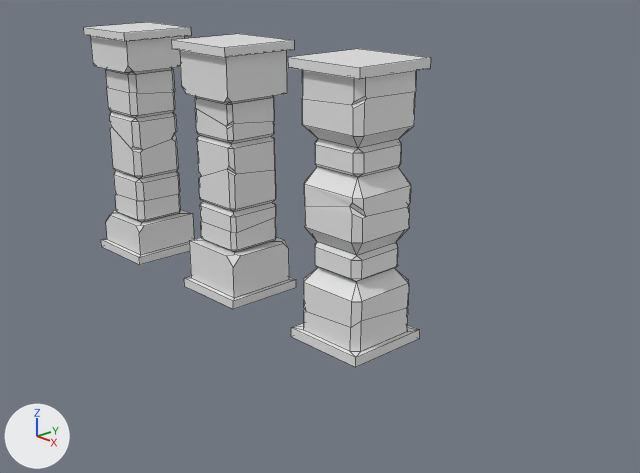
Before and after pictures for a commit that changed the Blender file modular-dungeon.blend.
One viewpoint serves both versions: a 50 mm camera at (8.13, -6.27, 4.15) aimed at (0.85, 0.56, 0.74). Every picture has the same lights, and +X, +Y and +Z are marked at lower left. Mesh edges are drawn as thin lines.

Before the edit, the objects in view are built like this:
```python
me_cube_001 = bpy.data.meshes.new('Cube.001')
me_cube_001.from_pydata(...)  # 387 vertices, 344 faces; spans x -0.606..0.605, y -0.61..0.602, z -0.603..0.608
me_cube_003 = bpy.data.meshes.new('Cube.003')
me_cube_003.from_pydata(...)  # 183 vertices, 146 faces; spans x -0.49..0.49, y -0.49..0.49, z -1.5..1.5
me_cube_004 = bpy.data.meshes.new('Cube.004')
me_cube_004.from_pydata(...)  # 186 vertices, 148 faces; spans x -0.49..0.49, y -0.49..0.49, z -1.5..1.5
me_cube_005 = bpy.data.meshes.new('Cube.005')
me_cube_005.from_pydata(...)  # 184 vertices, 166 faces; spans x -0.49..0.49, y -0.49..0.49, z -1.5..1.5
me_cylinder = bpy.data.meshes.new('Cylinder')
me_cylinder.from_pydata(...)  # 188 vertices, 168 faces; spans x -0.659..0.656, y -0.659..0.658, z -0.605..0.605
ob_barrel = bpy.data.objects.new('Barrel', me_cylinder)
ob_barrel.location = (0.0, 0.0, 0.6)
ob_barrel.hide_set(True)
ob_crate = bpy.data.objects.new('Crate', me_cube_001)
ob_crate.location = (0.0, 0.0, 0.6)
ob_crate.hide_set(True)
ob_pillar_a = bpy.data.objects.new('Pillar A', me_cube_004)
ob_pillar_a.location = (-2.0, 0.0, 1.5)
ob_pillar_b = bpy.data.objects.new('Pillar B', me_cube_003)
ob_pillar_b.location = (0.0, 0.0, 1.5)
ob_pillar_c = bpy.data.objects.new('Pillar C', me_cube_005)
ob_pillar_c.location = (2.0, 0.0, 1.5)
```
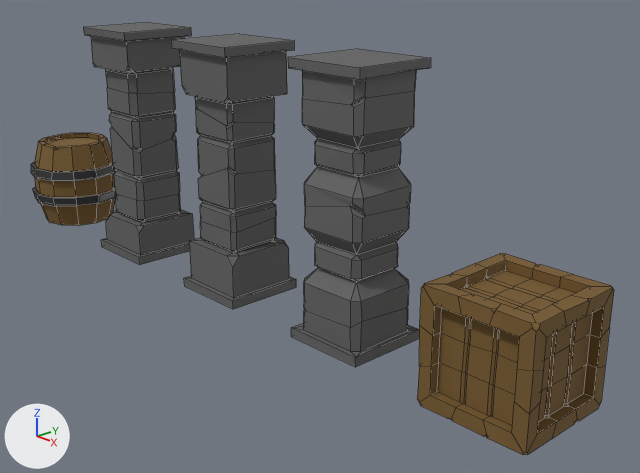
The change, as a diff of the scene's bpy script:
```diff
--- a/modular-dungeon.blend.py
+++ b/modular-dungeon.blend.py
@@ mat_pillar @@
+mat_pillar = principled_material('Pillar')
+mat_pillar.base_color = (0.125, 0.125, 0.125)  # dark grey #636363
+mat_pillar.roughness = 0.812
@@ mat_metal @@
+mat_metal = principled_material('Metal')
+mat_metal.base_color = (0.075, 0.075, 0.075)  # dark grey #4d4d4d
+mat_metal.metallic = 0.75
+mat_metal.roughness = 0.4
@@ me_cylinder @@
 me_cylinder.from_pydata(...)  # 188 vertices, 168 faces; spans x -0.659..0.656, y -0.659..0.658, z -0.605..0.605
+# me_cylinder part 1: 96 of the faces centred in x -0.569..0.566, y -0.567..0.569, z -0.601..0.602 switch from no material to mat_wood (brown #785b2d)
+# me_cylinder part 2: 72 of the faces centred in x -0.606..0.603, y -0.604..0.605, z -0.26..0.259 switch from no material to mat_metal (dark grey #4d4d4d)
@@ me_cube_001 @@
 me_cube_001.from_pydata(...)  # 387 vertices, 344 faces; spans x -0.606..0.605, y -0.61..0.602, z -0.603..0.608
+me_cube_001.materials.append(mat_wood)  # brown #785b2d
@@ me_cube_004 @@
-me_cube_004.from_pydata(...)  # 186 vertices, 148 faces; spans x -0.49..0.49, y -0.49..0.49, z -1.5..1.5
+me_cube_004.from_pydata(...)  # 158 vertices, 152 faces; spans x -0.49..0.5, y -0.5..0.5, z -1.5..1.5
+# me_cube_004 part 3
+# 56 vertices are removed from x -0.43..0.43, y -0.43..0.39, z -1.0..1.0
+# 82 faces are deleted
+# 5 vertices in x -0.43..0.43, y -0.34..0.43, z -1.4..0.73 move by (0.0, -0.01, 0.0)
+# 3 vertices in x -0.27..0.43, y -0.27..0.43, z 0.73..1.4 move by (0.0, 0.0, -0.01)
+# 18 vertices move from x -0.34..0.49, y -0.43..0.49, z -1.4..1.4 to x -0.35..0.49, y -0.43..0.49, z -1.4..1.4
+# 28 vertices are added at x -0.42..0.43, y -0.44..0.37, z -1.01..1.01
+# 86 new faces join them
+# me_cube_004 part 4: 66 faces spanning x -0.49..0.5, y -0.5..0.5, z -1.5..1.5 switch from no material to mat_pillar (dark grey #636363)
@@ me_cube_003 @@
-me_cube_003.from_pydata(...)  # 183 vertices, 146 faces; spans x -0.49..0.49, y -0.49..0.49, z -1.5..1.5
+me_cube_003.from_pydata(...)  # 153 vertices, 152 faces; spans x -0.5..0.49, y -0.5..0.49, z -1.5..1.5
+# me_cube_003 part 5
+# 59 vertices are removed from x -0.43..0.43, y -0.43..0.43, z -0.9..0.9
+# 88 faces are deleted
+# 5 vertices in x -0.34..0.43, y -0.43..0.34, z -0.67..1.4 move by (0.0, 0.01, 0.0)
+# 20 vertices move from x -0.49..0.43, y -0.49..0.43, z -0.45..1.4 to x -0.5..0.42, y -0.49..0.43, z -0.45..1.4
+# 29 vertices are added at x -0.44..0.43, y -0.43..0.44, z -0.91..0.9
+# 94 new faces join them
+# me_cube_003 part 6: 58 faces spanning x -0.5..0.49, y -0.5..0.49, z -1.5..1.5 switch from no material to mat_pillar (dark grey #636363)
@@ me_cube_005 @@
-me_cube_005.from_pydata(...)  # 184 vertices, 166 faces; spans x -0.49..0.49, y -0.49..0.49, z -1.5..1.5
+me_cube_005.from_pydata(...)  # 168 vertices, 166 faces; spans x -0.49..0.49, y -0.5..0.49, z -1.5..1.5
+# me_cube_005 part 7
+# 27 vertices are removed from x -0.29..0.34, y -0.34..0.42, z -0.69..0.4
+# 47 faces are deleted
+# 5 vertices in x -0.43..0.48, y -0.36..0.48, z -1.4..1.13 move by (0.0, 0.0, 0.01)
+# 4 vertices in x -0.34..0.43, y -0.36..0.34, z -0.84..0.69 move by (-0.01, 0.0, 0.0)
+# 4 vertices in x -0.49..0.27, y -0.49..0.32, z -0.4..1.4 move by (0.0, 0.0, -0.01)
+# 3 vertices in x -0.36..0.36, y -0.43..0.43, z -0.84..1.4 move by (0.0, -0.01, -0.01)
+# 3 vertices in x -0.43..0.34, y -0.42..0.36, z -1.16..-0.23 move by (0.01, 0.0, 0.0)
+# 3 vertices in x -0.49..-0.34, y 0.27..0.49, z 0.65..1.4 move by (0.0, -0.01, 0.0)
+# 17 vertices move within x -0.43..0.49, y -0.48..0.49, z -1.4..1.4
+# 11 vertices are added at x -0.29..0.35, y -0.35..0.42, z -0.69..0.41
+# 47 new faces join them
+# me_cube_005 part 8: 119 faces spanning x -0.49..0.49, y -0.5..0.49, z -1.5..1.5 switch from no material to mat_pillar (dark grey #636363)
@@ ob_barrel @@
 ob_barrel = bpy.data.objects.new('Barrel', me_cylinder)
-ob_barrel.location = (0.0, 0.0, 0.6)
-ob_barrel.hide_set(True)
+ob_barrel.location = (-4.0, 0.0, 0.6)
@@ ob_crate @@
 ob_crate = bpy.data.objects.new('Crate', me_cube_001)
-ob_crate.location = (0.0, 0.0, 0.6)
-ob_crate.hide_set(True)
+ob_crate.location = (4.0, 0.0, 0.6)
```

Where the change shows, as pixel boxes [x1, y1, x2, y2] in the pictures (640 x 473 px; the box of a moved part takes in the faces that stretch with it):
'Crate', shown (brown): after [417, 253, 614, 455]
'Pillar A', reshaped: before [83, 22, 195, 265]; after [83, 22, 194, 265]
'Barrel', shown (brown): after [31, 133, 116, 226]
part 1 of me_cylinder, recoloured (brown): after [34, 133, 116, 226]
part 2 of me_cylinder, recoloured: after [31, 162, 116, 206]
part 3 of me_cube_004, moved or reshaped: [91, 37, 192, 226] in both
part 4 of me_cube_004, recoloured: [83, 22, 194, 265] in both
part 5 of me_cube_003, moved or reshaped: [189, 96, 289, 298] in both
part 6 of me_cube_003, recoloured: [171, 34, 296, 309] in both
part 7 of me_cube_005, moved or reshaped: [288, 57, 431, 358] in both
part 8 of me_cube_005, recoloured: [290, 49, 428, 367] in both
